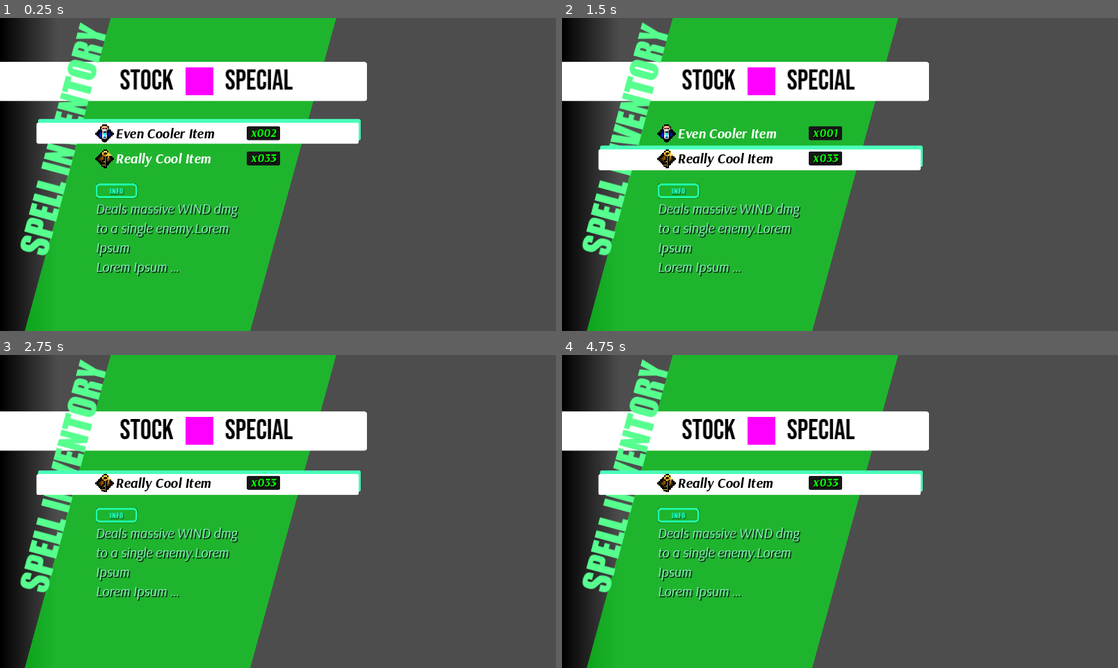
Above: before the commit, frames 1-4 (two rows, left to right).
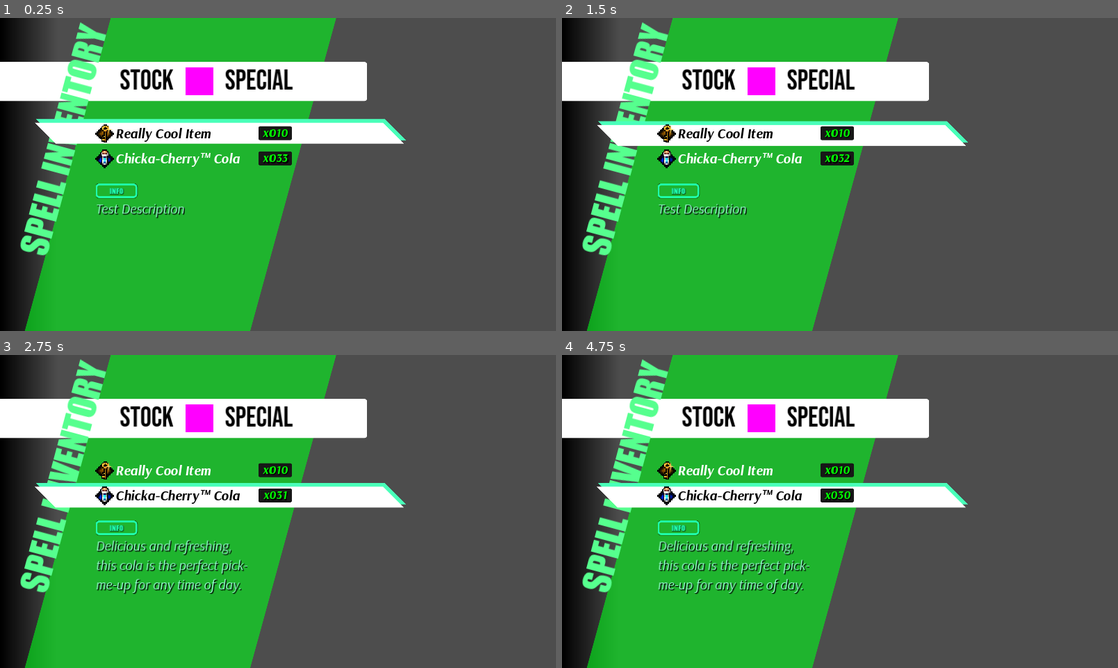
Above: after the commit, the same moments.

Repository: btarg/GodotRPG
Game: Godot game, scene res://Assets/ui.tscn
Same seed, same stepped clock (60 frames per second), same inputs: the game is played once before the commit and once after it.
Inputs:
- Up to frame 1 (0.25 s): no input
- Up to frame 2 (1.5 s): click "Even Cooler Item" (after the commit: "Chicka-Cherry™️ Cola") at 0.5 s; click "Really Cool Item" at 1.25 s
- Up to frame 3 (2.75 s): click "Even Cooler Item" (after the commit: "Chicka-Cherry™️ Cola") at 2 s
- Up to frame 4 (4.75 s): click "Really Cool Item" at 2.75 s; click "Really Cool Item" at 3.5 s; click "Really Cool Item" (after the commit: "Chicka-Cherry™️ Cola") at 4.25 s

The runs differ from the first frame. In frame 1, 3.6% of the frame differs, in the area x 6-73%, y 32-83%; in frame 2, 11%; in frame 3, 16%, in the area x 0-73%, y 14-79%; in frame 4, 16%.

Commit message:
UI sound silliness

Diff:
--- a/Assets/InventoryMenuManager.gd
+++ b/Assets/InventoryMenuManager.gd
@@ -12,6 +12,8 @@
 # Map item id to button
 var item_button_map: Dictionary = {}
 
+@onready var use_sound_player := $inventory_use_sound
+
 func _ready():
     # Disable the select panel by default
     $SelectPanel.visible = false
@@ -20,13 +22,13 @@
     InventoryManager.connect("inventory_updated", update_inventory)
 
     # Add items to the inventory
-    InventoryManager.add_item(test_item2, 2)
-    InventoryManager.add_item(test_item, 33)
+    InventoryManager.add_item(test_item, 10)
+    InventoryManager.add_item(test_item2, 33)
 
-    # Connect signals for buttons
-    connect_signals_for_buttons(self)
+func test() -> void:
+    print("Hello from InventoryMenuManager")
 
-func _physics_process(delta):
+func _physics_process(delta) -> void:
     if selected_button:
         var selected_y := roundf(selected_button.global_position.y)
         var panel_y := roundf($SelectPanel.global_position.y)
@@ -43,14 +45,9 @@
         # Move offscreen
         $SelectPanel.global_position.y = -1000
         is_moving = false
+        %item_description.text = "- NO ITEM SELECTED -"
 
-func connect_signals_for_buttons(node) -> void:
-    for child in _get_button_children(node):
-        child.connect("mouse_entered", _handleButtonFocus.bind(child))
-        child.connect("focus_entered", _handleButtonFocus.bind(child))
-        child.connect("pressed", _handle_item_clicked.bind(child.name))
-
-
+# recursively get all children that are buttons of the root node
 func _get_button_children(root_node: Node) -> Array:
     var button_list: Array = []
     var stack: Array = [root_node]
@@ -67,9 +64,13 @@
 
 
 func _handleButtonFocus(button: Button) -> void:
-    print("Button focused: " + button.name)
+    button.grab_focus()
+    %item_description.text = InventoryManager.get_item(button.name).item_description
+    # Check if the button is already focused
+    if selected_button == button:
+        return
     selected_button = button
-    button.grab_focus()
+    $hover_sound.play()
 
 func update_inventory(item: BaseInventoryItem, count: int, is_new_item: bool) -> void:
     print("Updating inventory: " + item.item_name + " x" + str(count))
@@ -103,7 +104,8 @@
         # Name of the button is the item ID for lookup
         new_button.name = item.item_id
         # Max character count for the item name
-        var item_name_display = item.item_name.substr(0, 13) + "..." if item.item_name.length() > 16 else item.item_name
+        # var item_name_display = item.item_name.substr(0, 13) + "..." if item.item_name.length() > 16 else item.item_name
+        var item_name_display := item.item_name
         new_button.text = item_name_display
         new_button.icon = load(item.get_icon_path()) as Texture2D
 
@@ -130,25 +132,31 @@
         # Set count label for existing item
         _update_count_label(item_button_map[item.item_id], count)
 
-func _update_count_label(node, count: int) -> void:
-    node.get_node("count_panel/count_label").text = "x%03d" % min(count, 999)
+func _update_count_label(button_root: Node, count: int) -> void:
+    button_root.get_node("count_panel/count_label").text = "x%03d" % min(count, 999) if count < 999 else "x999+"
 
 func _handle_item_clicked(item_id: String) -> void:
-    var item := InventoryManager.get_item(item_id)
+
+    var item := InventoryManager.get_item(item_id) as BaseInventoryItem
     var status := item.use()
 
     if status == BaseInventoryItem.UseStatus.CONSUMED_HP or status == BaseInventoryItem.UseStatus.CONSUMED_MP:
         print("Item consumed")
         InventoryManager.remove_item(item_id, 1)
+        $inventory_use_sound.set_stream(item.get_use_sound())
+        $inventory_use_sound.play()
+
     elif status == BaseInventoryItem.UseStatus.CANNOT_USE:
         print("Item cannot be used")
+        $denied_sound.play()
     elif status == BaseInventoryItem.UseStatus.EQUIPPED:
         print("Item equipped")
+        $click_sound.play()
 
 func _input(event):
     if event is InputEventKey and event.pressed:
         if event.keycode == KEY_T:
             if event.shift_pressed:
-                InventoryManager.remove_item(test_item, 1)
+                InventoryManager.remove_item(test_item2, 1)
             else:
-               InventoryManager.add_item(test_item, 1)
+               InventoryManager.add_item(test_item2, 1)
--- a/Assets/Themes/new_style_box_flat.tres
+++ b/Assets/Themes/new_style_box_flat.tres
@@ -4,12 +4,11 @@
 content_margin_top = 2.0
 content_margin_bottom = 2.0
 bg_color = Color(1, 1, 1, 1)
-corner_radius_top_left = 4
-corner_radius_top_right = 4
-corner_radius_bottom_right = 4
-corner_radius_bottom_left = 4
-expand_margin_left = 196.0
-expand_margin_right = 196.0
+corner_radius_top_right = 1024
+corner_radius_bottom_left = 1024
+corner_detail = 1
+expand_margin_left = 200.0
+expand_margin_right = 300.0
 shadow_color = Color(0.286275, 1, 0.72549, 1)
 shadow_size = 1
 shadow_offset = Vector2(4, -8)
--- a/Assets/Themes/theme.tres
+++ b/Assets/Themes/theme.tres
@@ -52,7 +52,8 @@
 Button/colors/font_color = Color(1, 1, 1, 1)
 Button/colors/font_focus_color = Color(0, 0, 0, 1)
 Button/colors/font_hover_color = Color(0, 0, 0, 1)
-Button/colors/font_hover_pressed_color = Color(0, 1, 0, 1)
+Button/colors/font_hover_pressed_color = Color(0.168627, 1, 0.423529, 1)
+Button/colors/font_pressed_color = Color(0.168627, 1, 0.423529, 1)
 Button/font_sizes/font_size = 28
 Button/fonts/font = ExtResource("1_wxmjr")
 Button/styles/disabled = SubResource("StyleBoxEmpty_1e3dm")
--- a/Assets/UIElements/InventoryItemButton.tscn
+++ b/Assets/UIElements/InventoryItemButton.tscn
@@ -15,9 +15,11 @@
 z_index = 1
 texture_filter = 1
 custom_minimum_size = Vector2(400, 0)
+offset_right = 400.0
+offset_bottom = 41.0
 theme = ExtResource("1_tqhf1")
 theme_override_font_sizes/font_size = 32
-text = "AAAAAAAAAAAAAA"
+text = "AAAAAAAAAAAAAAA"
 icon = ExtResource("2_4qe8h")
 alignment = 0
 expand_icon = true
@@ -25,9 +27,9 @@
 [node name="count_panel" type="Panel" parent="."]
 custom_minimum_size = Vector2(56, 24)
 layout_mode = 2
-offset_left = 348.0
+offset_left = 375.0
 offset_top = 4.0
-offset_right = 425.0
+offset_right = 452.0
 offset_bottom = 36.0
 grow_horizontal = 2
 grow_vertical = 2
@@ -50,6 +52,6 @@
 grow_vertical = 2
 theme_override_colors/font_color = Color(0, 1, 0, 1)
 theme_override_font_sizes/font_size = 28
-text = "x699"
+text = "x999+"
 horizontal_alignment = 1
 vertical_alignment = 1
--- a/Assets/ui.tscn
+++ b/Assets/ui.tscn
@@ -1,11 +1,14 @@
-[gd_scene load_steps=15 format=3 uid="uid://bbpr3f42wv3f4"]
+[gd_scene load_steps=18 format=3 uid="uid://bbpr3f42wv3f4"]
 
 [ext_resource type="Theme" uid="uid://icpcatdn87hq" path="res://Assets/Themes/theme.tres" id="1_2x5wo"]
 [ext_resource type="Script" path="res://Assets/InventoryMenuManager.gd" id="1_jin5a"]
 [ext_resource type="Script" path="res://Scripts/Inventory/InventoryManager.gd" id="1_vihhl"]
 [ext_resource type="FontFile" uid="uid://cyirsy6dpmomc" path="res://Assets/Fonts/BebasNeue-Regular.ttf" id="1_wunqk"]
 [ext_resource type="FontFile" uid="uid://cq5dmd56sdm2c" path="res://Assets/Fonts/Impact/impact.ttf" id="2_gu8wa"]
+[ext_resource type="AudioStream" uid="uid://cykbduoubldex" path="res://Assets/Sounds/softclick.ogg" id="8_f5eor"]
 [ext_resource type="LabelSettings" uid="uid://v0m6ms4lq5wv" path="res://Assets/Themes/info_label_settings.tres" id="8_u0fe3"]
+[ext_resource type="AudioStream" uid="uid://blleegjqv1fky" path="res://Assets/Sounds/denied.wav" id="9_rp5ee"]
+[ext_resource type="AudioStream" uid="uid://eqtm4k61d0bg" path="res://Assets/Sounds/heal.wav" id="10_4dulq"]
 [ext_resource type="StyleBox" uid="uid://blopy0052vcnp" path="res://Assets/Themes/new_style_box_flat.tres" id="11_8ljkn"]
 
 [sub_resource type="StyleBoxEmpty" id="StyleBoxEmpty_suspb"]
@@ -41,7 +44,7 @@
 [node name="CanvasLayer" type="CanvasLayer"]
 script = ExtResource("1_vihhl")
 
-[node name="Control" type="Control" parent="."]
+[node name="InventoryUI" type="Control" parent="."]
 layout_mode = 3
 anchors_preset = 15
 anchor_right = 1.0
@@ -50,7 +53,7 @@
 grow_vertical = 2
 script = ExtResource("1_jin5a")
 
-[node name="PanelContainer2" type="PanelContainer" parent="Control"]
+[node name="PanelContainer2" type="PanelContainer" parent="InventoryUI"]
 layout_mode = 1
 anchors_preset = 9
 anchor_bottom = 1.0
@@ -58,43 +61,43 @@
 grow_vertical = 2
 theme_override_styles/panel = SubResource("StyleBoxEmpty_suspb")
 
-[node name="TextureRect" type="TextureRect" parent="Control/PanelContainer2"]
+[node name="TextureRect" type="TextureRect" parent="InventoryUI/PanelContainer2"]
 layout_mode = 2
 texture = SubResource("GradientTexture1D_m7d74")
 
-[node name="MarginContainer" type="MarginContainer" parent="Control/PanelContainer2"]
+[node name="MarginContainer" type="MarginContainer" parent="InventoryUI/PanelContainer2"]
 layout_mode = 2
 theme_override_constants/margin_left = 220
 
-[node name="BackgroundPanel" type="PanelContainer" parent="Control/PanelContainer2/MarginContainer"]
+[node name="BackgroundPanel" type="PanelContainer" parent="InventoryUI/PanelContainer2/MarginContainer"]
 layout_mode = 2
 theme_override_styles/panel = SubResource("StyleBoxFlat_ewnhs")
 
-[node name="MarginContainer" type="MarginContainer" parent="Control/PanelContainer2/MarginContainer/BackgroundPanel"]
+[node name="MarginContainer" type="MarginContainer" parent="InventoryUI/PanelContainer2/MarginContainer/BackgroundPanel"]
 layout_mode = 2
 theme_override_constants/margin_top = 32
 theme_override_constants/margin_bottom = 32
 
-[node name="VBoxContainer2" type="VBoxContainer" parent="Control/PanelContainer2/MarginContainer/BackgroundPanel/MarginContainer"]
+[node name="VBoxContainer2" type="VBoxContainer" parent="InventoryUI/PanelContainer2/MarginContainer/BackgroundPanel/MarginContainer"]
 layout_mode = 2
 theme_override_constants/separation = 54
 alignment = 1
 
-[node name="TitlePanelContainer" type="PanelContainer" parent="Control/PanelContainer2/MarginContainer/BackgroundPanel/MarginContainer/VBoxContainer2"]
+[node name="TitlePanelContainer" type="PanelContainer" parent="InventoryUI/PanelContainer2/MarginContainer/BackgroundPanel/MarginContainer/VBoxContainer2"]
 layout_mode = 2
 theme_override_styles/panel = SubResource("StyleBoxFlat_t24to")
 
-[node name="Title" type="HBoxContainer" parent="Control/PanelContainer2/MarginContainer/BackgroundPanel/MarginContainer/VBoxContainer2/TitlePanelContainer"]
+[node name="Title" type="HBoxContainer" parent="InventoryUI/PanelContainer2/MarginContainer/BackgroundPanel/MarginContainer/VBoxContainer2/TitlePanelContainer"]
 custom_minimum_size = Vector2(0, 90)
 layout_mode = 2
 theme_override_constants/separation = 14
 alignment = 2
 
-[node name="Control" type="Control" parent="Control/PanelContainer2/MarginContainer/BackgroundPanel/MarginContainer/VBoxContainer2/TitlePanelContainer/Title"]
+[node name="Control" type="Control" parent="InventoryUI/PanelContainer2/MarginContainer/BackgroundPanel/MarginContainer/VBoxContainer2/TitlePanelContainer/Title"]
 custom_minimum_size = Vector2(42, 0)
 layout_mode = 2
 
-[node name="Label" type="Label" parent="Control/PanelContainer2/MarginContainer/BackgroundPanel/MarginContainer/VBoxContainer2/TitlePanelContainer/Title"]
+[node name="Label" type="Label" parent="InventoryUI/PanelContainer2/MarginContainer/BackgroundPanel/MarginContainer/VBoxContainer2/TitlePanelContainer/Title"]
 layout_mode = 2
 theme_override_fonts/font = ExtResource("1_wunqk")
 text = "stock"
@@ -103,14 +106,14 @@
 vertical_alignment = 1
 uppercase = true
 
-[node name="TextureRect" type="TextureRect" parent="Control/PanelContainer2/MarginContainer/BackgroundPanel/MarginContainer/VBoxContainer2/TitlePanelContainer/Title"]
+[node name="TextureRect" type="TextureRect" parent="InventoryUI/PanelContainer2/MarginContainer/BackgroundPanel/MarginContainer/VBoxContainer2/TitlePanelContainer/Title"]
 layout_mode = 2
 size_flags_horizontal = 8
 texture = SubResource("PlaceholderTexture2D_q0fna")
 expand_mode = 2
 stretch_mode = 3
 
-[node name="Label2" type="Label" parent="Control/PanelContainer2/MarginContainer/BackgroundPanel/MarginContainer/VBoxContainer2/TitlePanelContainer/Title"]
+[node name="Label2" type="Label" parent="InventoryUI/PanelContainer2/MarginContainer/BackgroundPanel/MarginContainer/VBoxContainer2/TitlePanelContainer/Title"]
 layout_mode = 2
 theme_override_colors/font_color = Color(0.310617, 0.310617, 0.310617, 1)
 theme_override_fonts/font = ExtResource("1_wunqk")
@@ -120,28 +123,28 @@
 vertical_alignment = 1
 uppercase = true
 
-[node name="VBoxContainer" type="VBoxContainer" parent="Control/PanelContainer2/MarginContainer/BackgroundPanel/MarginContainer/VBoxContainer2"]
+[node name="VBoxContainer" type="VBoxContainer" parent="InventoryUI/PanelContainer2/MarginContainer/BackgroundPanel/MarginContainer/VBoxContainer2"]
 layout_mode = 2
 size_flags_horizontal = 0
 size_flags_vertical = 4
 theme_override_constants/separation = 36
 alignment = 1
 
-[node name="InventoryElements" type="VBoxContainer" parent="Control/PanelContainer2/MarginContainer/BackgroundPanel/MarginContainer/VBoxContainer2/VBoxContainer"]
+[node name="InventoryElements" type="VBoxContainer" parent="InventoryUI/PanelContainer2/MarginContainer/BackgroundPanel/MarginContainer/VBoxContainer2/VBoxContainer"]
 unique_name_in_owner = true
 layout_mode = 2
 size_flags_vertical = 4
 theme_override_constants/separation = 16
 alignment = 1
 
-[node name="HBoxContainer" type="HBoxContainer" parent="Control/PanelContainer2/MarginContainer/BackgroundPanel/MarginContainer/VBoxContainer2/VBoxContainer"]
-layout_mode = 2
-
-[node name="InfoBox" type="VBoxContainer" parent="Control/PanelContainer2/MarginContainer/BackgroundPanel/MarginContainer/VBoxContainer2/VBoxContainer/HBoxContainer"]
+[node name="HBoxContainer" type="HBoxContainer" parent="InventoryUI/PanelContainer2/MarginContainer/BackgroundPanel/MarginContainer/VBoxContainer2/VBoxContainer"]
+layout_mode = 2
+
+[node name="InfoBox" type="VBoxContainer" parent="InventoryUI/PanelContainer2/MarginContainer/BackgroundPanel/MarginContainer/VBoxContainer2/VBoxContainer/HBoxContainer"]
 clip_contents = true
 layout_mode = 2
 
-[node name="InfoTitle" type="Label" parent="Control/PanelContainer2/MarginContainer/BackgroundPanel/MarginContainer/VBoxContainer2/VBoxContainer/HBoxContainer/InfoBox"]
+[node name="InfoTitle" type="Label" parent="InventoryUI/PanelContainer2/MarginContainer/BackgroundPanel/MarginContainer/VBoxContainer2/VBoxContainer/HBoxContainer/InfoBox"]
 layout_mode = 2
 size_flags_horizontal = 0
 theme = ExtResource("1_2x5wo")
@@ -150,7 +153,8 @@
 text = "INFO"
 horizontal_alignment = 1
 
-[node name="InfoDesc" type="Label" parent="Control/PanelContainer2/MarginContainer/BackgroundPanel/MarginContainer/VBoxContainer2/VBoxContainer/HBoxContainer/InfoBox"]
+[node name="item_description" type="Label" parent="InventoryUI/PanelContainer2/MarginContainer/BackgroundPanel/MarginContainer/VBoxContainer2/VBoxContainer/HBoxContainer/InfoBox"]
+unique_name_in_owner = true
 custom_minimum_size = Vector2(350, 200)
 layout_mode = 2
 size_flags_vertical = 0
@@ -175,7 +179,7 @@
 clip_text = true
 text_overrun_behavior = 4
 
-[node name="Label" type="Label" parent="Control"]
+[node name="Label" type="Label" parent="InventoryUI"]
 layout_mode = 2
 offset_left = 16.0
 offset_top = 552.0
@@ -189,8 +193,9 @@
 horizontal_alignment = 1
 vertical_alignment = 1
 
-[node name="SelectPanel" type="Panel" parent="Control"]
-unique_name_in_owner = true
+[node name="SelectPanel" type="Panel" parent="InventoryUI"]
+unique_name_in_owner = true
+visible = false
 layout_mode = 1
 anchors_preset = 8
 anchor_left = 0.5
@@ -205,3 +210,17 @@
 grow_vertical = 2
 mouse_filter = 2
 theme_override_styles/panel = ExtResource("11_8ljkn")
+
+[node name="hover_sound" type="AudioStreamPlayer" parent="InventoryUI"]
+stream = ExtResource("8_f5eor")
+
+[node name="click_sound" type="AudioStreamPlayer" parent="InventoryUI"]
+stream = ExtResource("8_f5eor")
+
+[node name="denied_sound" type="AudioStreamPlayer" parent="InventoryUI"]
+stream = ExtResource("9_rp5ee")
+volume_db = -12.0
+
+[node name="inventory_use_sound" type="AudioStreamPlayer" parent="InventoryUI"]
+unique_name_in_owner = true
+stream = ExtResource("10_4dulq")
--- a/Scripts/Inventory/InventoryManager.gd
+++ b/Scripts/Inventory/InventoryManager.gd
@@ -4,6 +4,20 @@
 var items: Dictionary = {}
 
 signal inventory_updated
+
+
+func _on_item_used(status: BaseInventoryItem.UseStatus) -> void:
+	match status:
+		BaseInventoryItem.UseStatus.CONSUMED_HP:
+			print("Item used to restore HP")
+		BaseInventoryItem.UseStatus.CONSUMED_MP:
+			print("Item used to restore MP")
+		BaseInventoryItem.UseStatus.CANNOT_USE:
+			print("Item cannot be used")
+		BaseInventoryItem.UseStatus.EQUIPPED:
+			print("Item equipped")
+		_:
+			print("Item used")
 
 # Function to add items to the inventory
 func add_item(item: BaseInventoryItem, count: int = 1) -> void:
@@ -20,6 +34,7 @@
 		# Add the item to the inventory
 		items[item.item_id] = {"resource": item, "count": count}
 		is_new_item = true
+		item.connect("item_used", _on_item_used)
 	emit_signal("inventory_updated", item, items[item.item_id]["count"], is_new_item)
 
 # Remove an existing item by its resource reference or item ID
@@ -47,6 +62,9 @@
 		print("New count: " + str(new_count))
 		if new_count <= 0:
 			print("Removing item from inventory")
+			# disconnect signal for use
+			item_resource.disconnect("item_used", _on_item_used)
+			# erase item from map
 			items.erase(item_id)
 			new_count = 0
 		else:
--- a/Scripts/Inventory/Item.gd
+++ b/Scripts/Inventory/Item.gd
@@ -2,64 +2,76 @@
 extends Resource
 
 enum ItemType {
-	WEAPON,
-	ARMOR,
-	CONSUMABLE_HP,
-	CONSUMABLE_MP,
-	QUEST,
-	MISC
+    WEAPON,
+    ARMOR,
+    CONSUMABLE_HP,
+    CONSUMABLE_MP,
+    QUEST,
+    MISC
 }
 enum UseStatus {
-	CONSUMED_HP,
-	CONSUMED_MP,
-	CANNOT_USE,
-	EQUIPPED
+    CONSUMED_HP,
+    CONSUMED_MP,
+    CANNOT_USE,
+    EQUIPPED
 }
 
-# Declare the class and its properties
 @export var item_type: ItemType = ItemType.WEAPON
 @export var item_id: String = ""
-@export var item_name: String = ""
+@export var item_name: String = "???"
 @export var item_description: String = "Test Description"
 @export var max_stack: int = 999
+signal item_used
+
+# Preload audio types
+var heal_sound := preload("res://Assets/Sounds/heal.wav") as AudioStream
+var mana_sound := preload("res://Assets/Sounds/mana.wav") as AudioStream
 
 # Constructor for easy creation
 func _init(_item_name: String = "", _max_stack: int = 999):
-	self.item_name = _item_name
-	self.max_stack = _max_stack
+    self.item_name = _item_name
+    self.max_stack = _max_stack
 
 func get_icon_path() -> String:
-	var icon_path: String = ""
-	match item_type:
-		ItemType.WEAPON:
-			icon_path = "res://Assets/Icons/item_weapon.png"
-		ItemType.ARMOR:
-			icon_path = "res://Assets/Icons/item_misc.png"
-		ItemType.CONSUMABLE_HP:
-			icon_path = "res://Assets/Icons/item_consumable_hp.png"
-		ItemType.CONSUMABLE_MP:
-			icon_path = "res://Assets/Icons/item_consumable_sp.png"
-
-		ItemType.QUEST:
-			icon_path = "res://Assets/Icons/item_quest.png"
-		ItemType.MISC:
-			icon_path = "res://Assets/Icons/item_misc.png"
-		_:
-			icon_path = "res://Assets/Icons/item_misc.png"
-	return icon_path
+    var icon_path := "res://Assets/Icons/"
+    match item_type:
+        ItemType.WEAPON:
+            icon_path += "item_weapon.png"
+        ItemType.ARMOR:
+            icon_path += "item_misc.png"
+        ItemType.CONSUMABLE_HP:
+            icon_path += "item_consumable_hp.png"
+        ItemType.CONSUMABLE_MP:
+            icon_path += "item_consumable_sp.png"
+        ItemType.QUEST:
+            icon_path += "item_quest.png"
+        ItemType.MISC:
+            icon_path += "item_misc.png"
+        _:
+            icon_path += "item_misc.png"
+    return icon_path
 
 func get_rich_name(icon_size: int = 64) -> String:
-	var icon_path = get_icon_path()
-	return "[hint=%s][img=%s]%s[/img]%s[/hint]" % [item_description, icon_size, icon_path, item_name]
+    var icon_path = get_icon_path()
+    return "[hint=%s][img=%s]%s[/img]%s[/hint]" % [item_description, icon_size, icon_path, item_name]
 
+func get_use_sound() -> AudioStream:
+    match item_type:
+        ItemType.CONSUMABLE_HP:
+            return heal_sound
+        ItemType.CONSUMABLE_MP:
+            return mana_sound
+        _:
+            return null
 
 func use() -> UseStatus:
-	if item_type == ItemType.CONSUMABLE_HP:
-		print("HP Item used: %s" % item_name)
-		return UseStatus.CONSUMED_HP
-	elif item_type == ItemType.CONSUMABLE_MP:
-		print("MP Item used: %s" % item_name)
-		return UseStatus.CONSUMED_MP
-	else:
-		print("Item cannot be consumed: %s" % item_name)
-		return UseStatus.CANNOT_USE
+    if item_type == ItemType.CONSUMABLE_HP:
+        print("HP Item used: %s" % item_name)
+        emit_signal("item_used", UseStatus.CONSUMED_HP)
+        return UseStatus.CONSUMED_HP
+    elif item_type == ItemType.CONSUMABLE_MP:
+        print("MP Item used: %s" % item_name)
+        return UseStatus.CONSUMED_MP
+    else:
+        print("Item cannot be consumed: %s" % item_name)
+        return UseStatus.CANNOT_USE
--- a/Scripts/Inventory/Resources/new_item.tres
+++ b/Scripts/Inventory/Resources/new_item.tres
@@ -8,4 +8,4 @@
 item_id = "test_item"
 item_name = "Really Cool Item"
 item_description = "Test Description"
-max_stack = 999
+max_stack = 9999
--- a/Scripts/Inventory/Resources/new_item2.tres
+++ b/Scripts/Inventory/Resources/new_item2.tres
@@ -6,6 +6,6 @@
 script = ExtResource("1_10e56")
 item_type = 2
 item_id = "test_item_2"
-item_name = "Even Cooler Item"
-item_description = "Another test description"
+item_name = "Chicka-Cherry™️ Cola"
+item_description = "Delicious and refreshing, this cola is the perfect pick-me-up for any time of day."
 max_stack = 999
Not shown, added: Assets/Sounds/denied.wav.import
Not shown, added: Assets/Sounds/heal.wav.import
Not shown, added: Assets/Sounds/mana.wav.import
Not shown, added: Assets/Sounds/softclick.ogg.import
Not shown, added: Assets/Sounds/denied.wav
Not shown, added: Assets/Sounds/heal.wav
Not shown, added: Assets/Sounds/mana.wav
Not shown, added: Assets/Sounds/softclick.ogg
